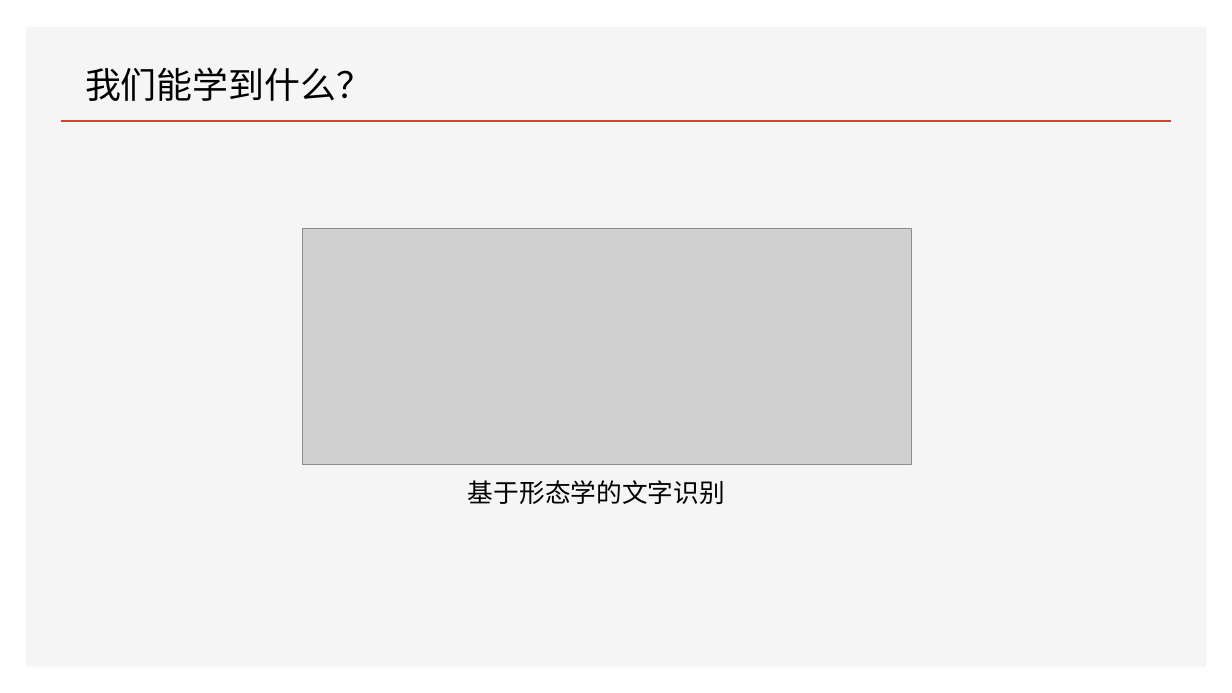
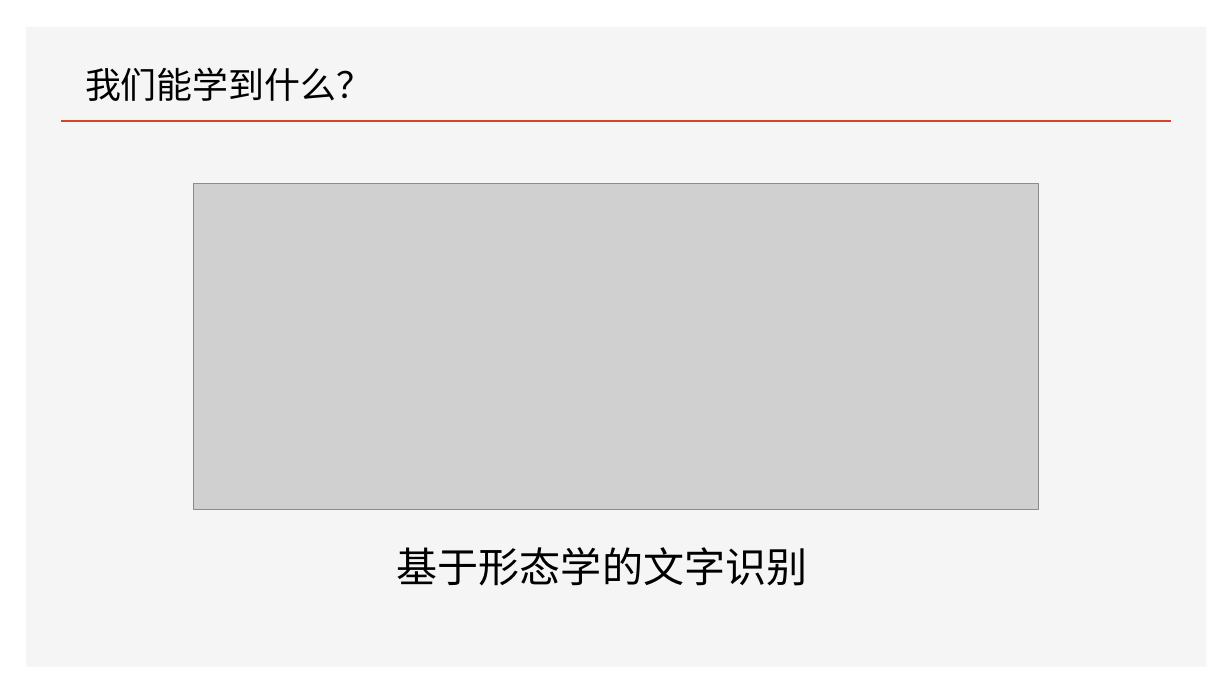
Before and after one commit to FourierAI/image-processing-resources, a slide deck: slide 7 of Lecture/lecture78/基于形态学的数字图像处理.pptx. Drawn at 1232x693 pixels with LibreOffice and Linux fonts; fonts in the diff are those of the drawing; grey boxes stand for pictures. Boxes give left, top, right and bottom in pixels: in the first picture for what was removed or moved away, otherwise in the second. Text is boxed around its words. In the diff, an @@ line names an element or a change of style, - is before the commit and + after.

```diff
--- a/Lecture/lecture78/基于形态学的数字图像处理.pptx
+++ b/Lecture/lecture78/基于形态学的数字图像处理.pptx
@@ picture: place and size @@
-picture at (302,229,911,465)
+picture at (193,183,1039,509)
@@ text "基于形态学的文字识别": place and size @@
-text "基于形态学的文字识别" at (468,480,725,504)
+text "基于形态学的文字识别" at (397,547,808,586)
@@ text "基于形态学的文字识别" at (397,547,808,586): size 20 to 32 pt @@
```
Also in this commit, not shown: 33 other slides changed, 3 slides added, 1 other file.
